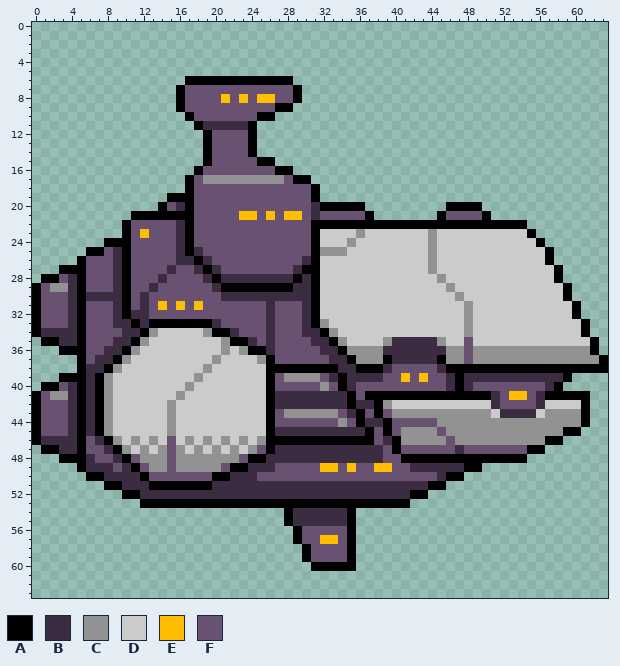
File history of a pixel-art sprite, resources/sprites/ships/voyager.png. Above, as it was before the edit.
The file is 64x64 pixels. Colours within 5 levels of each other are drawn and written as one.
Palette (. is transparent): A #000000  B #3c2c41  C #929292  D #cbcbcb  E #ffbe00  F #695171
The result:
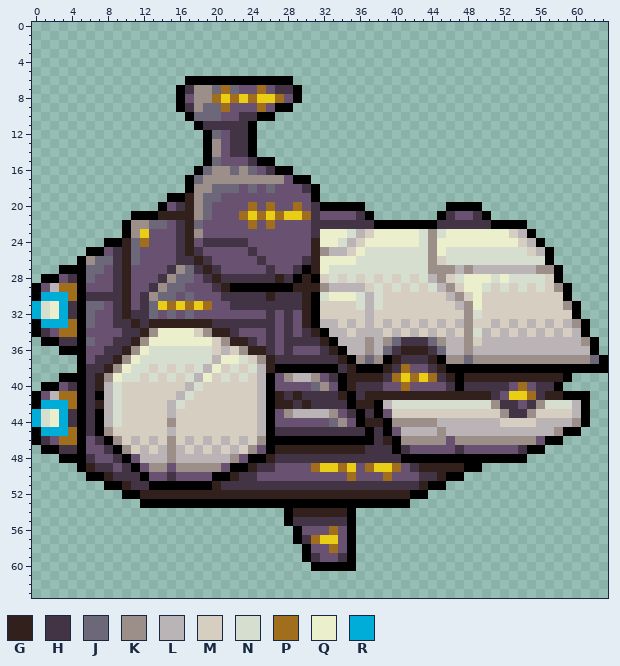
Colours new in this view: G #32201d  H #423444  J #6d6879  K #9c8f89  L #bbb4b6  M #d6cfc1  N #d5decf  P #a16e1e  Q #ebefcc  R #00acd8
From old to new:
@@ palette @@
-E #ffbe00
+E #e9ce15
@@ x 0..63 @@
  6 .................AAAAAAAAAAAA...................................
- 7 ................AFFFFFFFFFFFFA..................................
- 8 ................AFFFFEFEFEEFFA..................................
- 9 ................AFFFFFFFFFFAA...................................
-10 .................AFFFFFFFAA.....................................
-11 ..................ABBBBBA.......................................
-12 ...................AFFFFA.......................................
-13 ...................AFFFFA.......................................
-14 ...................AFFFFA.......................................
-15 ...................AFFFFFAA.....................................
-16 ..................AFFFFFFFFAA...................................
-17 .................AFCCCCCCCCCFAA.................................
-18 .................AFFFFFFFFFFFFFA................................
-19 ...............AAAFFFFFFFFFFFFFA................................
-20 ..............AFBAFFFFFFFFFFFFFBAAAAA.........AAAA..............
-21 ...........AAAAAAAFFFFFEEFEFEEFBFFFFFA.......AFFFFA.............
-22 ..........AFFFFFBAFFFFFFFFFFFFFAAAAAAAAAAAAAAAAAAAAAAAA.........
-23 ..........AFEFFFBAFFFFFFFFFFFFFADDDDCDDDDDDDCDDDDDDDDDDA........
-24 ........AAAFFFFFBAFFFFFFFFFFFFFADDDCDDDDDDDDCDDDDDDDDDDDA.......
-25 ......AAFBAFFFFFBABFFFFFFFFFFFFACCCDDDDDDDDDCDDDDDDDDDDDDA......
-26 .....AFFFBAFFFFFBBABFFFFFFFFFFBADDDDDDDDDDDDCDDDDDDDDDDDDA......
-27 ...AAAFFFBAFFFFBFFBABFFFFFFFFBAADDDDDDDDDDDDCDDDDDDDDDDDDDA.....
-28 .AAFBAFFFBAFFFBFFFFBABBBBBBBBABADDDDDDDDDDDDDCDDDDDDDDDDDDA.....
-29 AFCCBAFFFBAFFBFFFFFFBAAAAAAAABBADDDDDDDDDDDDDDCDDDDDDDDDDDDA....
-30 AFFFBABBBBAFBFFFFFFFFBBBBBBBBBBADDDDDDDDDDDDDDDCDDDDDDDDDDDA....
-31 AFFFBAFFFBAFBFEFEFEFFFFFFFBFFFBADDDDDDDDDDDDDDDDCDDDDDDDDDDDA...
-32 AFFFBAFFFBABBFFFFFFFFFFFFFBFFFBADDDDDDDDDDDDDDDDCDDDDDDDDDDDA...
-33 AFFFBAFFFBBABAAAAAAABFFFFFBFFFBACDDDDDDDDDDDDDDDCDDDDDDDDDDDDA..
-34 ABBBBAFFFFBBACDDDDDCAABFFFBFFFBBACDDDDDDDDDDDDDDCDDDDDDDDDDDDA..
-35 .AABBAFFFBBACDDDDDDDDCAABFBFFFFBBACDDDDCBBBBBCDDFDDDDDDDDDDDDDA.
-36 ...AAAFFBBACDDDDDDDDDCDCAABFFFFFBBACCCCBBBBBBBCCFCCCCCCCCCCCCCA.
-37 .....AFBBACDDDDDDDDDCDDDDCAFFFFFFBBACCCABBBBBACCFCCCCCCCCCCCCCCA
-38 .....ABBACDDDDDDDDDCDDDDDDAAAAAAAABBAAABFFFFFBAAAAAAAAAAAAAAAAAA
-39 ...AAABACDDDDDDDDDCDDDDDDDAFCCCCFBABBBBFFEFEFFBABBBBBBBBBBBA....
-40 .AAFBABACDDDDDDDDCDDDDDDDDAFFFFFCFABFFFFFFFFFFBABFFFFFFFFBA.....
-41 AFCCBABACDDDDDDDCDDDDDDDDDABBBBBBBBAFAAAAAAAAAAAAAABFEEFBAAAAA..
-42 AFFFBABACDDDDDDCDDDDDDDDDDABBBBBBBBABBACDDDDDDDDDDDBFFFFBDDDDA..
-43 AFFFBABACDDDDDDCDDDDDDDDDDAFCCCCCCFBAFAFCCCCCCCCCCCDBBBBDCCCCA..
-44 AFFFBABACDDDDDDCDDDDDDDDDDAFFFFFFFCFABBAFFFFFCCCCCCCCCCCCCCCCA..
-45 AFFFBABACDDDDDDCDDDDDDDDDDABBBBBBBBBBAFAFCCCCFCCCCCCCCCCCCCAA...
-46 ABBBBAFBACDCDCDFDCDCDCDCDCAAAAAAAAAAAAFBACCCCCFCCCCCCCCCCAA.....
-47 .AABBAFFBACDCDCFCDCDCDCDCFABBBBBBBBBBBBFAFFFFFFBFFFFFFFAA.......
-48 ...AAABFFBAFCCCFCCCCCCCFAABBBBBBBBBBBBBFFAAAAAAAAAAAAAA.........
-49 .....ABBBFBAFCCFCCCCCFAABBBFFFFFEEFEFFEEFFBBBBBBAA..............
-50 ......AABBBBAFFFFFFFAABBBFFFFFFFFFFFFFFFFFFFFBAA................
-51 ........AABBBAAAAAAABBBBBBBBBBBBBBBBBBBBBBBBAA..................
-52 ..........AABBBBBBBBBBBBBBBBBBBBBBBBBBBBBBAA....................
+ 7 ................AHKKJPJFFPFHHA..................................
+ 8 ................AFKKPEPEPEEPFA..................................
+ 9 ................AHKJJPFFFPFAA...................................
+10 .................AJJJFFHHAA.....................................
+11 ..................AHHHHHA.......................................
+12 ...................AJFHHA.......................................
+13 ...................AKFHHA.......................................
+14 ...................AKFHHA.......................................
+15 ...................AJFFFHAA.....................................
+16 ..................AJKKJKJFHAA...................................
+17 .................AJKKKKKKKKKFAA.................................
+18 .................AKKJJJFJFJFFFHA................................
+19 ...............AAGKJJFFFFFFFFFFA................................
+20 ..............AFHGKJFFFFPFPFFPFHAAAAA.........AAAA..............
+21 ...........AAAGGGGKJFFFPEPEPEEPHFFFFHA.......AHFFHA.............
+22 ..........AKKJJFHGJFFFFFPFPFFFFHHHHHHHAAAAAAAHHHHHHAAAA.........
+23 ..........AKEFFFHGKFFFFFFFFFFFFHQQQNLMQQQQQNKNQQQQQQQMLA........
+24 ........AAGJPFFFHGFHHHHHFFFFFFFGQQNLMQQQQQQNKQQQQQQQQQMLA.......
+25 ......AAFHGJFFFFHGHFFFFFHFFFFFFGKLLMQNNNNNNNKQNNNNNNNNNMLA......
+26 .....AKJJHGJFFFFHHGHFFFFFHFFFFHGQQQQNNNNNNNNKMNNNNNNNNNNNA......
+27 ...AAAJJFHGFFFFHKJHGHFFFFFHFFHAGQNNNNNNNNNNNKKKLKLLLLLLLKKA.....
+28 .AAFHAJFFHGFFFHKJJFHGHHHHHHGHAGAMNMNMNMNMNMNLKMNQQQNQNNNNMA.....
+29 AFLPPAFFFHGFFHKJJFFFHGAAAAAAAGGGKLLLLMNMNMNMNLKMQQNMNMNMNMKA....
+30 ARRRPAHHHHGFHKJJFJFFFHHHHHGHHHGANQQQNLNMMMMMMMLKMQMMMMMMMMMA....
+31 RNQRHAJJFHGFHJEPEPEPFFHHHHHHHHGAMMMMNLNMMMMMMMMLKQMMMMMMMMMKA...
+32 RNQRHAJFFHGHHJFJFJFFFFFFFFHFHFGAMMMMMLMMMMMMMMMMKNMMMMMMMMMMA...
+33 ARRRPAJFFHHGHGGGGGGGHHHHHHHFHFGALLMLMLMLMLMLMLMLKMMLMLMLMLMLKA..
+34 AHFPPAFFFFHHGKQQQQMKGGHFFFHFHFHGALLMLLLMLMLMLMLMKNLMLMLMLMLMLA..
+35 .AAHHAJFFHHGKQQQQQQQMKGGHFHFHHHHGALLLKLKJHHHJKLLKMLLLLLLLLLLLKA.
+36 ...AAAFFHHGKQNNNNNNNMLMKGGHFHFFFHGALLKLJHGGGHJLLKLLLLLLLLLLLLLA.
+37 .....AFHHGKQNNNNNNNNLQQNMKGHHHHHHHGAKJKAGHHHGAKKJKKKKKKKKKKKKKJA
+38 .....AHHGKQNNMNMNMNLQMNMNLGAAAAAAAHGAAAGHPFFHGAAAAAAAAAAAAAAAAAA
+39 ...AAAHGKQNNMNMNMNLQMNMNMLAFKLLKFHAGGGGHPEPEPHGAGGGGGGGGGGGA....
+40 .AAFHAHGLNMMMMMMMLNMMMMMMLAFFFFJKFAGHHHFFPFFFFHAHHHHHFPFHHA.....
+41 AFLPPAHALNMMMMMMLNMMMMMMMLAGHGHHHHGAHGGGGGGGGGGGGGGHFEEPHGGAAA..
+42 ARRRPAHGLNMMMMMLNMMMMMMMMLAGGHGHHHHAGGALNNNNNNNNNNNKHHFHKNNNLA..
+43 RNQRHAHALNMMMMMLMMMMMMMMMLAFKLLLLKFHAHAFMMMMMMMMMMMMKHHKMMMMLA..
+44 RNQRHAHALNMMMMMKMMMMMMMMMLAFFFFFFJKFAGGAKKKKKLLLLLLLMMMMLLLLKA..
+45 ARRRPAHAKMMMMMMLMMMMMMMMMLAHHHHHHHHHHAHAFLLLLKLLLLLLLLLLLLKAA...
+46 AHFPPAFHAKMLMLMKMLMLMLMLMKAAAAAAAAAAAAHGAKKKKKFKKKKKKKKKFAA.....
+47 .AAHHAFFHAKMLMLKLMLMLMLMKFAGGGGGGGGGGHHHAHFFFFFHFFFFFFHAA.......
+48 ...AAAHFFHAFLLLKLLLLLLKFAAGHHHHHHHHHHHHHHAAAAAAAAAAAAAA.........
+49 .....AGHHFHAFKKFKKKKKFAAGHHFFFFPEEPEFPEEPFHGGGGGAA..............
+50 ......AAGHHHAFFHFFFFAAGHHFFFFFFFFFFPFFFPFFFHHGAA................
+51 ........AAGHHAAAAAAAGHHHHHHHHHHHHHHHHHHHHHHGAA..................
+52 ..........AAGGGGGGGGGGGGGGGGGGGGGGGGGGGGGGAA....................
 53 ............AAAAAAAAAAAAAAAAAAAAAAAAAAAAAA......................
-54 ............................ABBBBBBA............................
-55 ............................ABBBBBBA............................
-56 .............................AFFFFFA............................
-57 .............................AFFEEFA............................
-58 ..............................AFFFFA............................
-59 ..............................AFFFFA............................
+54 ............................AGGGGGGA............................
+55 ............................AHHHHHHA............................
+56 .............................AFFFPFA............................
+57 .............................AHPEEFA............................
+58 ..............................AFFPFA............................
+59 ..............................AHFFHA............................
 60 ...............................AAAAA............................
